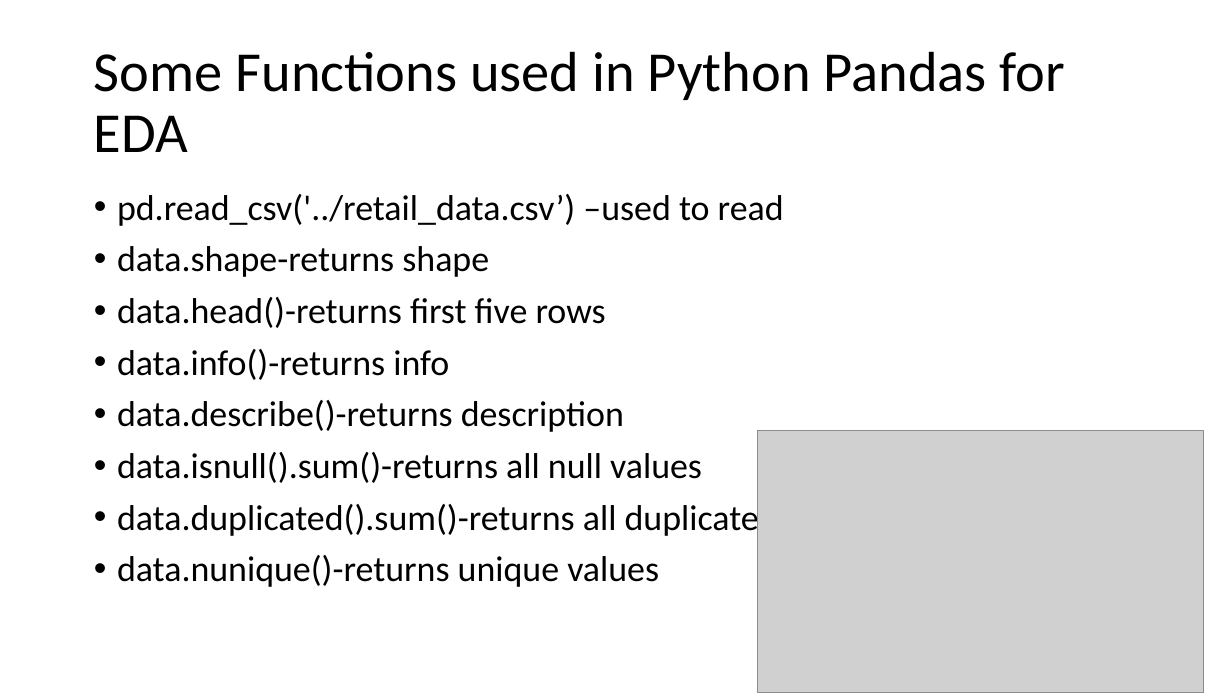
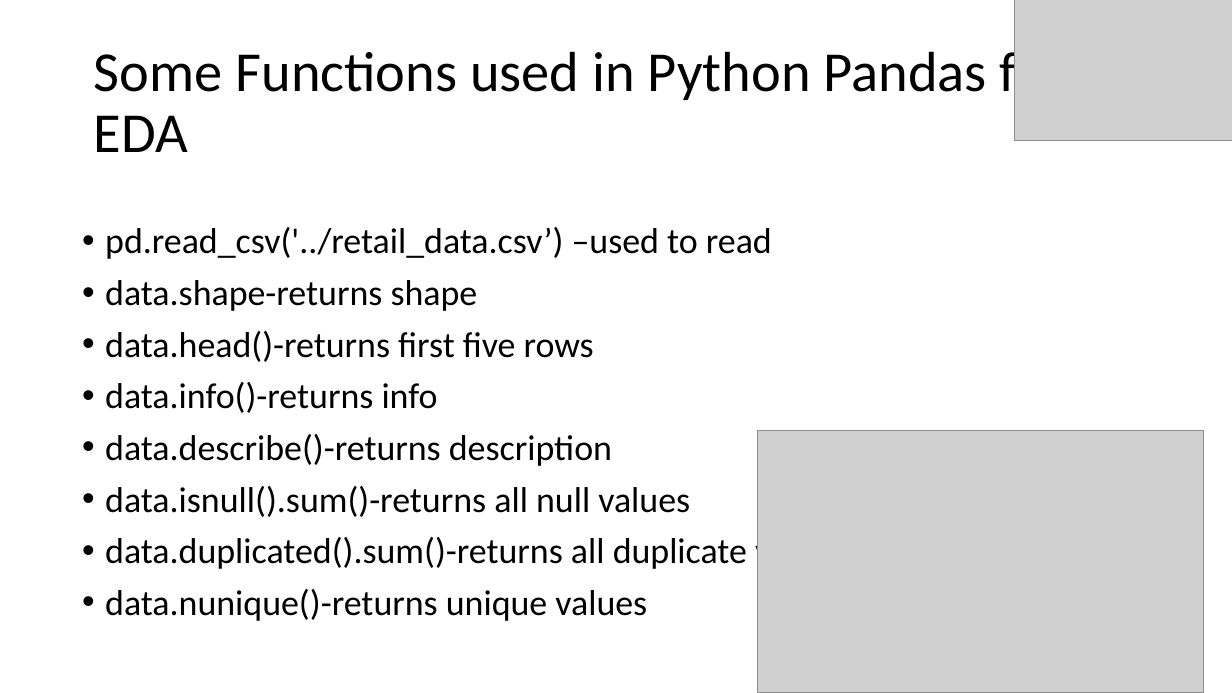
Before and after one commit to Vishwanaathh/RETAIL_SALES_DATA_ANALYTICS, a slide deck: slide 3 of Retail Sales Data Analysis.pptx. Drawn at 1232x693 pixels with LibreOffice and Linux fonts; fonts in the diff are those of the drawing; grey boxes stand for pictures. Boxes give left, top, right and bottom in pixels: in the first picture for what was removed or moved away, otherwise in the second. Text is boxed around its words. In the diff, an @@ line names an element or a change of style, - is before the commit and + after.

```diff
--- a/Retail Sales Data Analysis.pptx
+++ b/Retail Sales Data Analysis.pptx
@@ picture added at [1015, 0, 1232, 141] @@
@@ text "pd.read_csv('../retail_data.csv’) –used to read" rewrapped from [117, 194, 784, 587] to [105, 227, 847, 621] @@
```
Also in this commit, not shown: 15 other slides changed, 1 other file.
